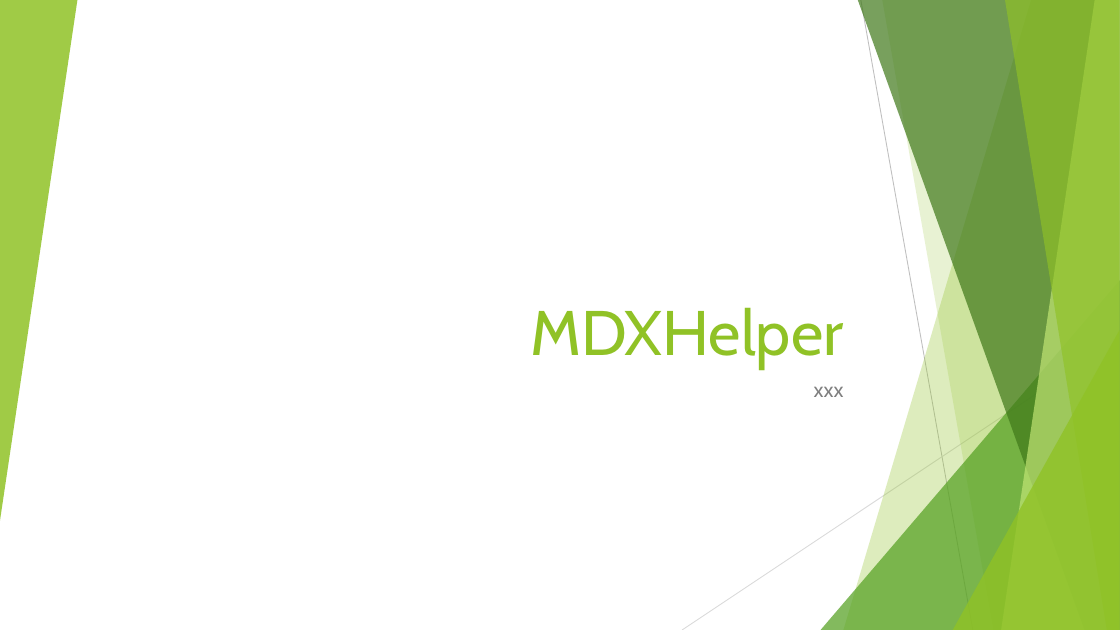
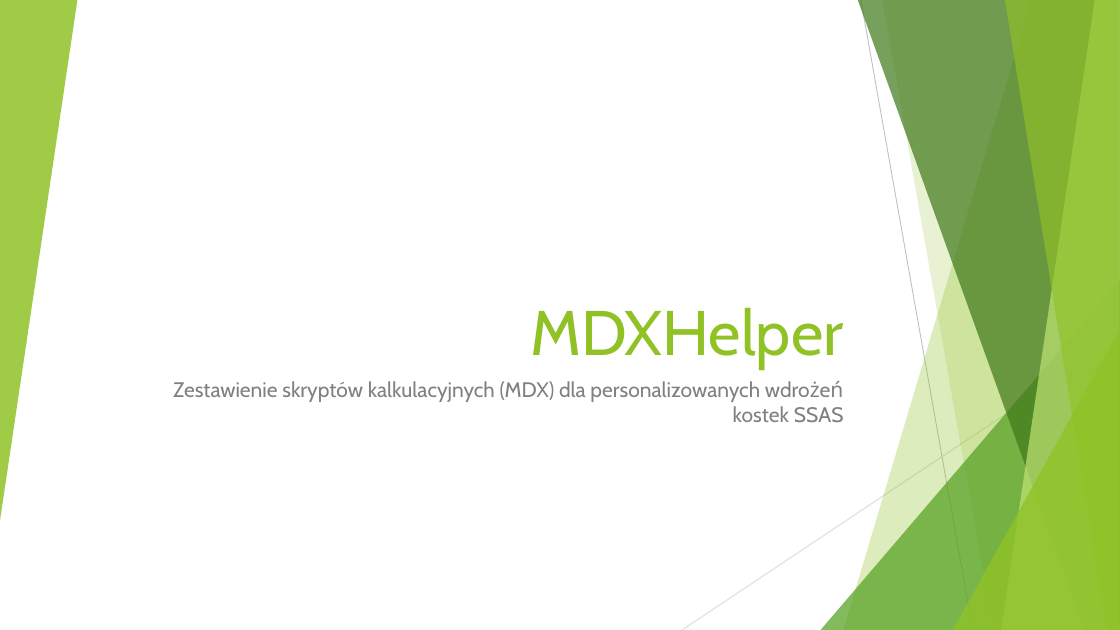
Before and after one commit to TKostyrkaWSEI/MDXHelper, a slide deck: slide 1 of _DCDemoFiles/DCSlajdy.pptx. Drawn at 1120x630 pixels with LibreOffice and Linux fonts; fonts in the diff are those of the drawing. Boxes give left, top, right and bottom in pixels: in the first picture for what was removed or moved away, otherwise in the second. Text is boxed around its words. In the diff, an @@ line names an element or a change of style, - is before the commit and + after.

```diff
--- a/_DCDemoFiles/DCSlajdy.pptx
+++ b/_DCDemoFiles/DCSlajdy.pptx
@@ subtitle at (173,381,844,422): text changed @@
-xxx
+Zestawienie skryptów kalkulacyjnych (MDX) dla personalizowanych wdrożeń kostek SSAS
```
Also in this commit, not shown: 12 slides added, 11 other files.
